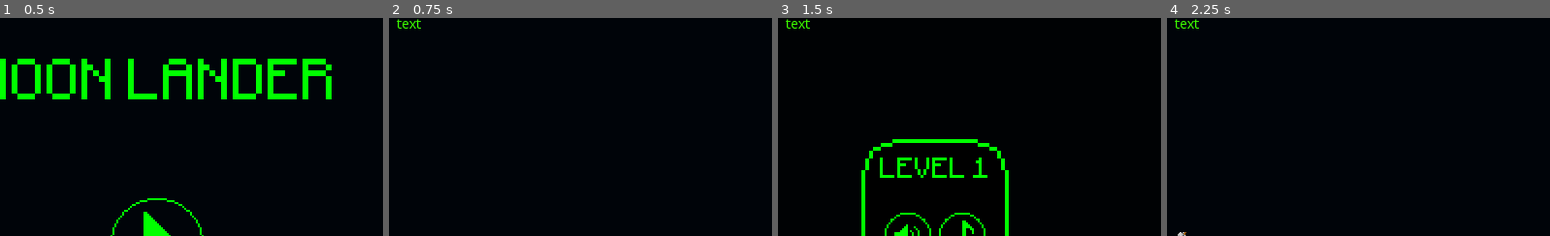
Above: before the commit, frames 1-4 (left to right).
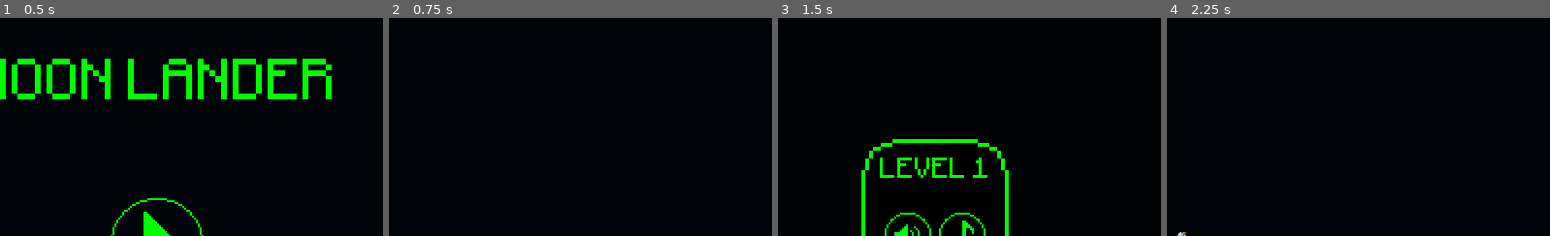
Above: after the commit, the same moments.

Repository: carlosebmachado-games/MoonLander
Game: Godot game, scene res://scenes/menus/main_menu.tscn
Two runs of this game, one before a commit and one after it. Both use one fixed random seed, a clock stepped at 60 frames per second and the inputs below.
Inputs (mouse positions are % of the whole screen's width and height, from its top left):
- Up to frame 1 (0.5 s): no input
- Up to frame 2 (0.75 s): click (51, 52) at 0.5 s
- Up to frame 3 (1.5 s): click (96, 9) at 1.25 s
- Up to frame 4 (2.25 s): click (53, 66) at 2 s
The pictures show only the part of the screen within x 30-80%, y 0-50%; the shares and areas given below are measured in that part.

Frame 1 is identical in both runs. In frame 2, 0.1% of the frame differs, in the area x 2-9%, y 0-5%; in frame 3, 0.1%; in frame 4, 0.1%.

Commit message:
Update game.tscn

Diff:
--- a/src/scenes/game/game.tscn
+++ b/src/scenes/game/game.tscn
@@ -11,16 +11,6 @@
 script = ExtResource( 6 )
 
 [node name="canvas_layer" parent="." instance=ExtResource( 2 )]
-
-[node name="Label" type="Label" parent="canvas_layer"]
-margin_left = 246.0
-margin_right = 670.0
-margin_bottom = 59.0
-custom_colors/font_color = Color( 0.243137, 1, 0, 1 )
-text = "text"
-__meta__ = {
-"_edit_use_anchors_": false
-}
 
 [node name="camera" parent="." instance=ExtResource( 3 )]
 position = Vector2( -2389, -882 )
